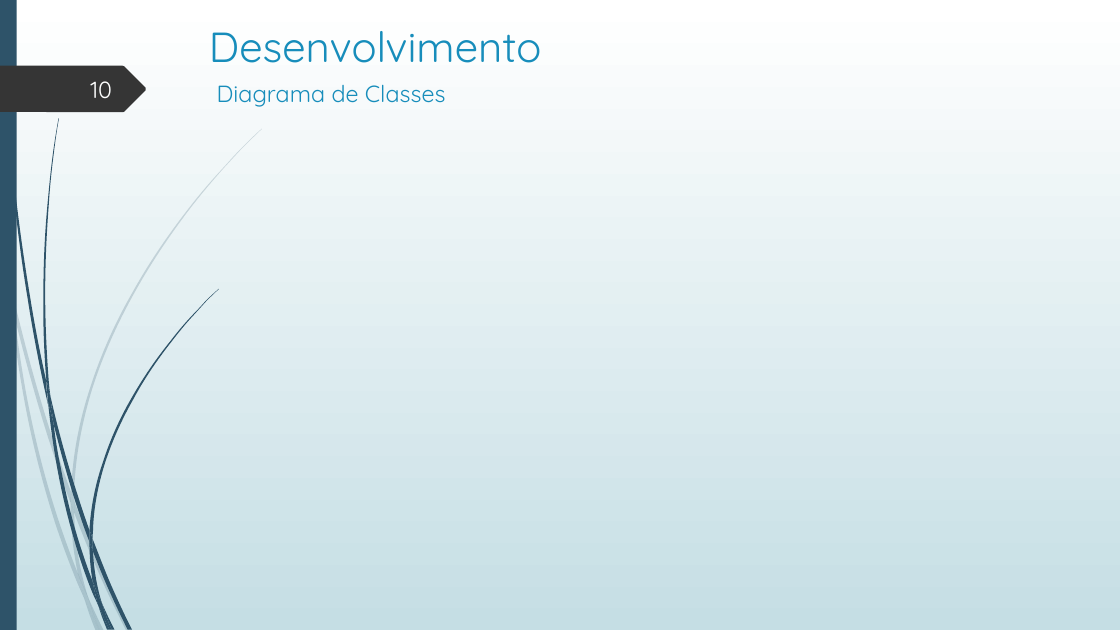
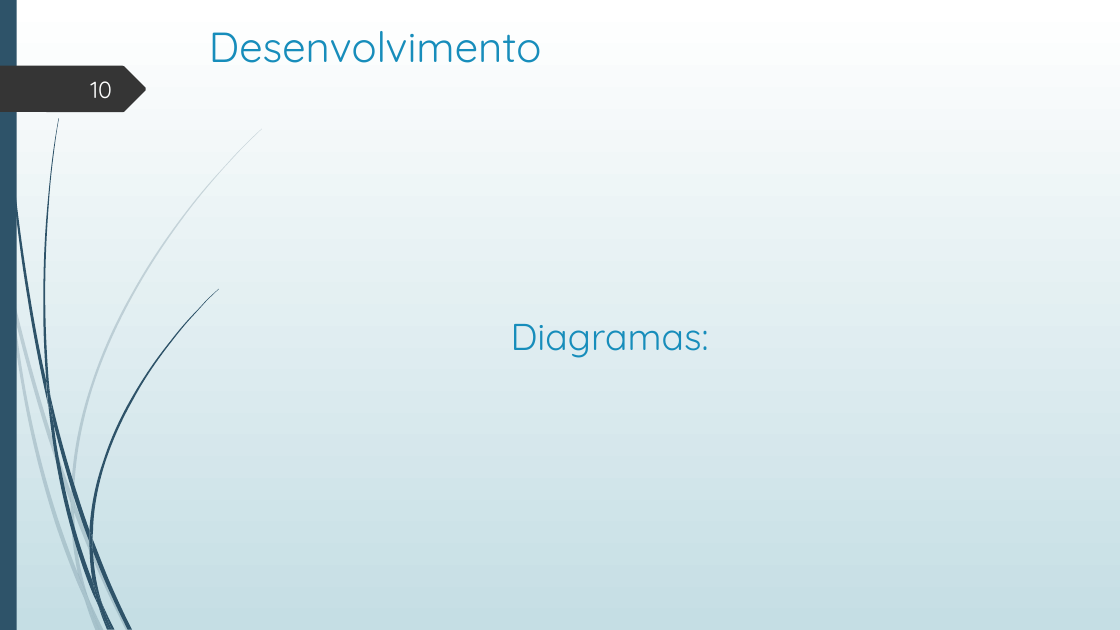
Before and after one commit to moniqueoliveira/SistemaSupermercado, a slide deck: slide 10 of Apresentação.pptx. Drawn at 1120x630 pixels with LibreOffice and Linux fonts; fonts in the diff are those of the drawing. Boxes give left, top, right and bottom in pixels: in the first picture for what was removed or moved away, otherwise in the second. Text is boxed around its words. In the diff, an @@ line names an element or a change of style, - is before the commit and + after.

```diff
--- a/Apresentação.pptx
+++ b/Apresentação.pptx
@@ text removed at bbox=[217, 85, 446, 107] @@
-Diagrama de Classes
@@ text added at bbox=[511, 324, 709, 358], 32 pt, text #178DBB @@
+Diagramas:
```
Also in this commit, not shown: 1 other slide changed, 9 other files.
